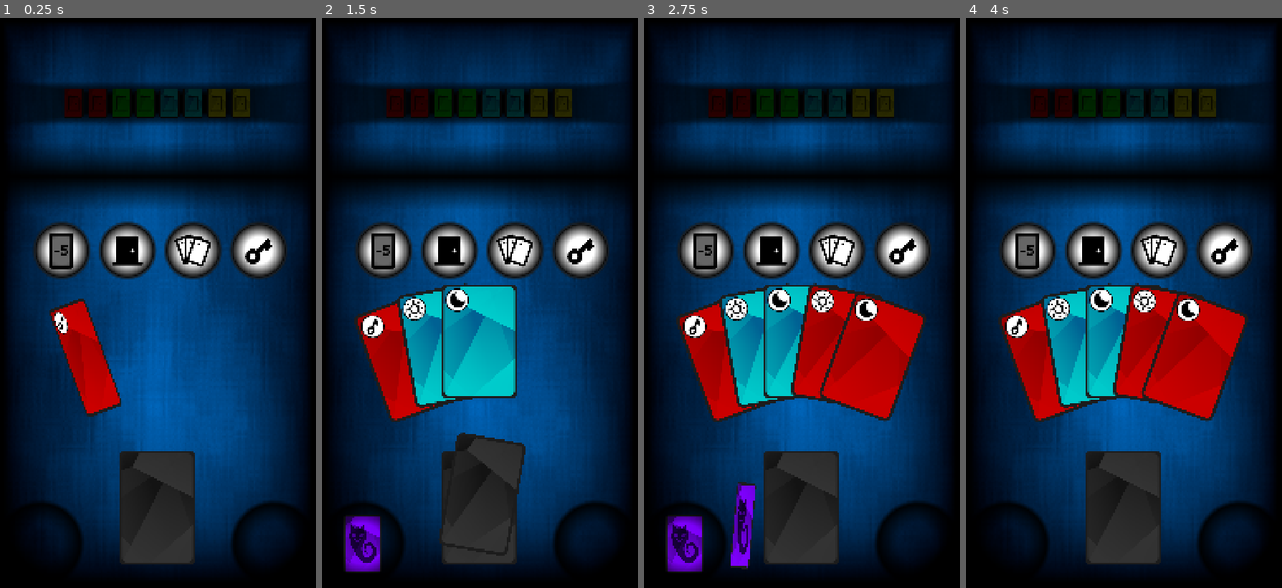
Above: before the commit, frames 1-4 (left to right).
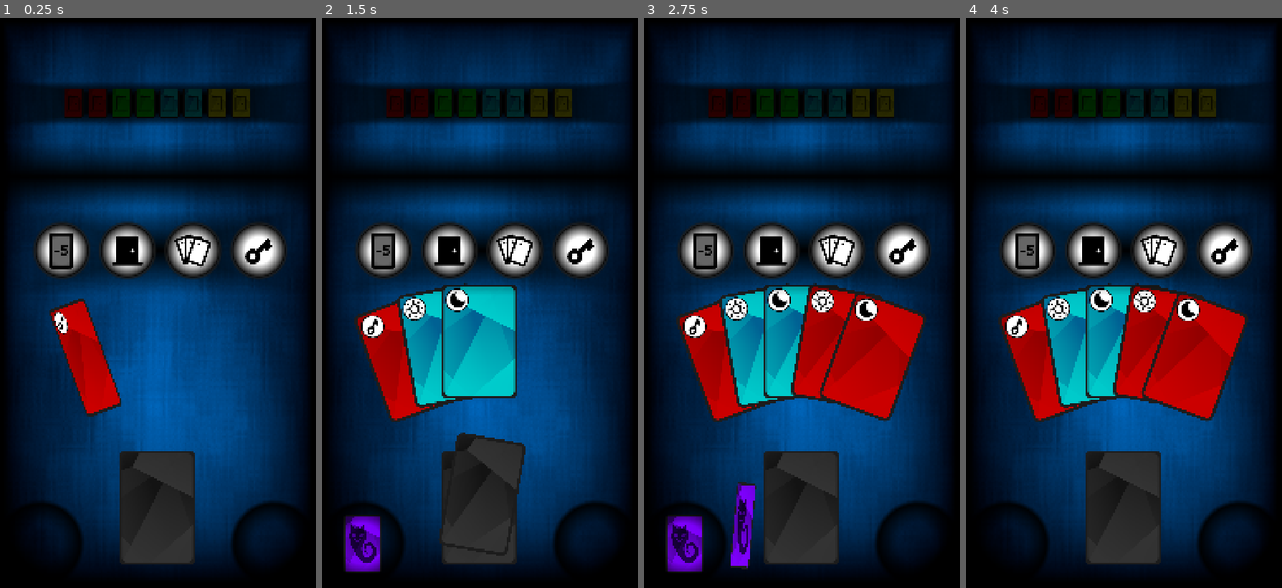
Above: after the commit, the same moments.

Repository: marcopar/Onirica
Game: Godot game, scene res://scenes/main/main.tscn
Two runs of this game, one before a commit and one after it. Both use one fixed random seed, a clock stepped at 60 frames per second and the inputs below.
Inputs (mouse positions are in pixels of both pictures, inside the frame that each line leads up to):
- Up to frame 1 (0.25 s): no input
- Up to frame 2 (1.5 s): drag from (480, 508) to (480, 177) at 0.52 s; drag from (363, 542) to (480, 508) at 1.27 s
- Up to frame 3 (2.75 s): move the mouse to (729, 360) at 2.02 s; click (729, 360) at 2.17 s
- Up to frame 4 (4 s): drag from (1063, 525) to (1240, 542) at 2.77 s; drag from (1133, 496) to (1007, 542) at 3.52 s

The runs differ from the first frame. In frame 1, 3.8% of the frame differs, in the area x 14-84%, y 34-48%; in frame 2, 3.8%; in frame 3, 3.8%; in frame 4, 3.8%.

Commit message:
Some shade below the nightmare buttons

Diff:
--- a/project/scenes/nightmare_panel/nightmare_panel.tscn
+++ b/project/scenes/nightmare_panel/nightmare_panel.tscn
@@ -7,8 +7,29 @@
 [ext_resource type="Texture2D" uid="uid://c5qu3i2sl286a" path="res://assets/sprites/icons/nightmare_discard_hand.png" id="3_fl2d7"]
 [ext_resource type="Texture2D" uid="uid://8rv57y1q14fg" path="res://assets/sprites/icons/nightmare_discard_key.png" id="4_3ai2i"]
 
+[sub_resource type="CanvasItemMaterial" id="CanvasItemMaterial_fdyaw"]
+blend_mode = 3
+
+[sub_resource type="Gradient" id="Gradient_t1ikr"]
+offsets = PackedFloat32Array(0, 0.657051, 1)
+colors = PackedColorArray(0, 0, 0, 1, 0.625, 0.625, 0.625, 1, 1, 1, 1, 1)
+
+[sub_resource type="GradientTexture2D" id="GradientTexture2D_ru42g"]
+gradient = SubResource("Gradient_t1ikr")
+width = 1000
+height = 300
+fill = 2
+fill_from = Vector2(0.5, 0.5)
+fill_to = Vector2(1, 1)
+metadata/_snap_enabled = true
+
 [node name="NightmarePanel" type="Node2D"]
 script = ExtResource("1_fdyaw")
+
+[node name="Shade" type="Sprite2D" parent="."]
+material = SubResource("CanvasItemMaterial_fdyaw")
+position = Vector2(330, 0)
+texture = SubResource("GradientTexture2D_ru42g")
 
 [node name="ButtonDiscardDeck" parent="." instance=ExtResource("1_habke")]
 texture = ExtResource("1_uyndy")
Not shown: 1 places in project/scenes/nightmare_panel/nightmare_panel.tscn that only renumber resources
